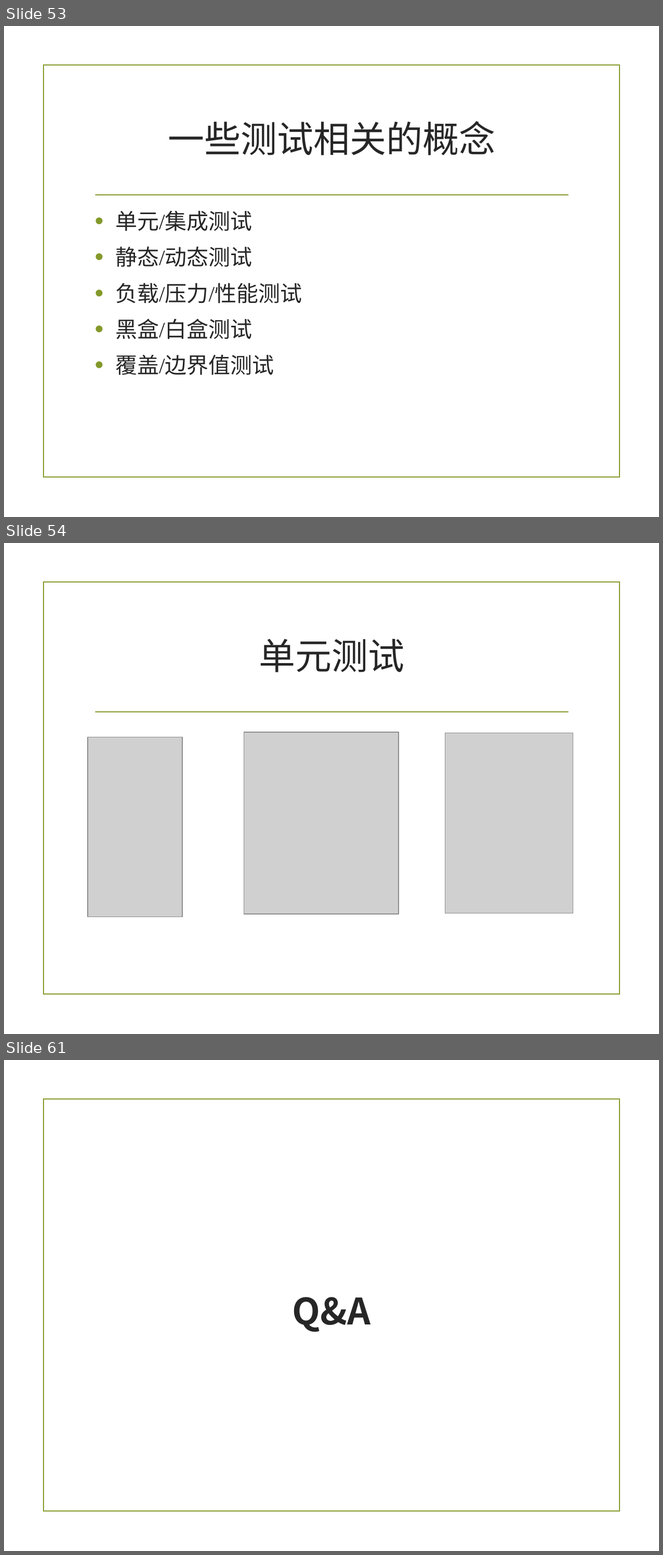
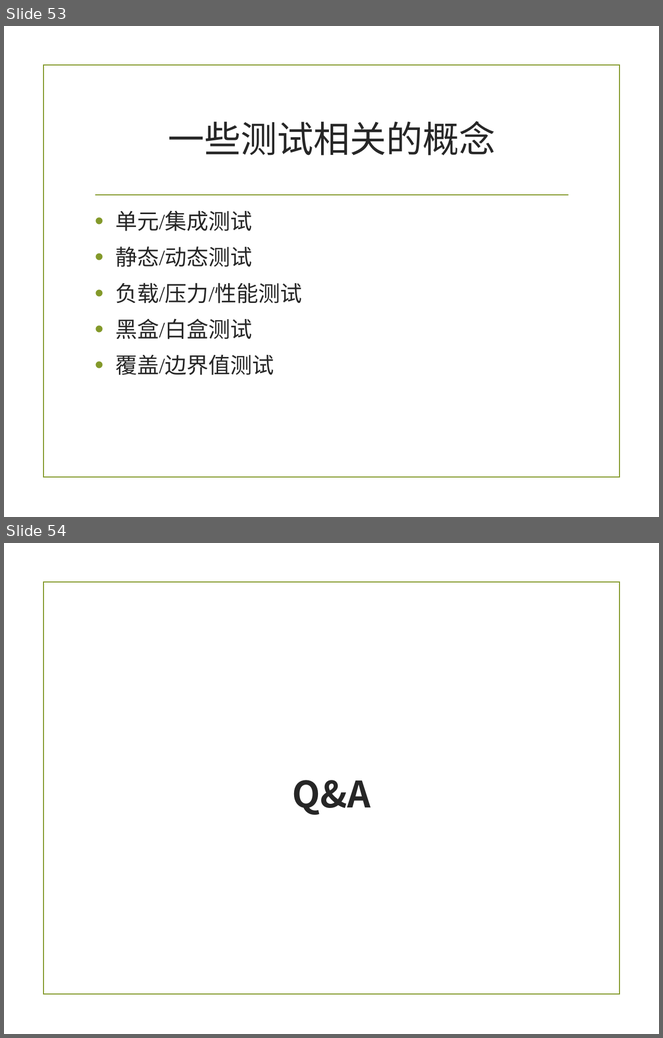
Before and after one commit to zuoshenghuang/curriculum, a slide deck: software/Ch_4_pro.pptx. Shown one above the other, each under a label of ours: slides 53, 54 and 61 before the commit, slides 53 and 54 after it; the slides between them are not shown. The pictures are 663x1555 and 663x1038 pixels, drawn with LibreOffice and Linux fonts; fonts in the diff are those of the drawing; grey boxes stand for pictures; background and template pictures are left out. Boxes give left, top, right and bottom in pixels: in the first picture for what was removed or moved away, otherwise in the second. Text is boxed around its words. In the diff, an @@ line names an element or a change of style, - is before the commit and + after.

```diff
--- a/software/Ch_4_pro.pptx
+++ b/software/Ch_4_pro.pptx
@@ slide 54 removed at (4, 543, 659, 1034), background picture (left out); not listed: 2 template elements that a slide beside it also shows @@
@@ title removed at (259, 639, 405, 672) @@
-单元测试
@@ picture removed at (88, 737, 182, 917) @@
@@ picture removed at (244, 732, 399, 914) @@
@@ picture removed at (445, 733, 573, 913) @@
@@ what was slide 61 is now slide 54 @@
```
Also in this commit, not shown: 4 slides changed, 6 other slides removed, 4 other files.
